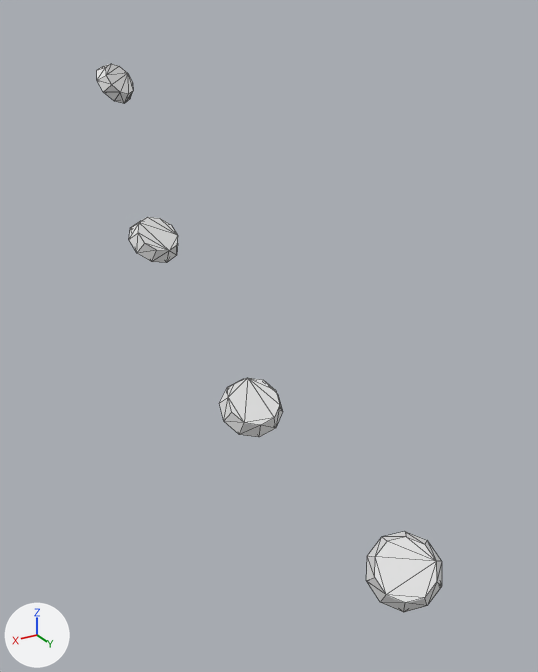
Two versions of the OBJ model assets/cue/pieces/kraken/Tentacle1_3_Sucker.obj, one commit apart.
Before and after are seen from a camera (50 mm lens) standing at (0.215, 0.41, 0.17) and looking at (-0.017, 0.022, -0.024). Lighting does not change. The marker at lower left points along +X, +Y and +Z. The picture after the commit comes second. Mesh edges are drawn as thin lines. Where no turn or scale is listed for an object, it has been applied to the vertices.

The first picture shows 'Tentacle1_3_Sucker'.
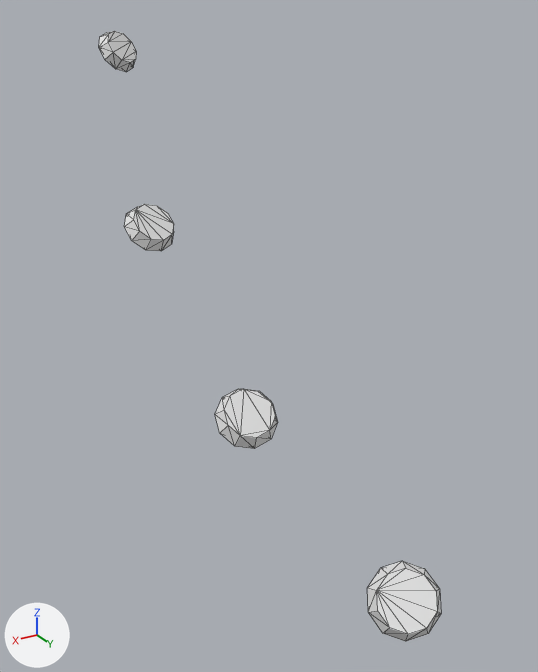
Pixel boxes [x1, y1, x2, y2] of what changed, in the pictures (538 x 672 px; the box of a moved part takes in the faces that stretch with it):
```json
{"object": "Tentacle1_3_Sucker", "change": "reshaped", "before": [97, 64, 442, 612], "after": [99, 31, 441, 642], "on screen": "11% taller"}
{"part": 1, "of": "me_tentacle1_3_sucker", "change": "moved or reshaped", "before": [366, 531, 442, 612], "after": [367, 561, 441, 642]}
{"part": 2, "of": "me_tentacle1_3_sucker", "change": "moved or reshaped", "before": [219, 378, 283, 437], "after": [215, 389, 278, 449]}
{"part": 3, "of": "me_tentacle1_3_sucker", "change": "moved or reshaped", "before": [129, 217, 178, 263], "after": [124, 204, 174, 251]}
{"part": 4, "of": "me_tentacle1_3_sucker", "change": "moved or reshaped", "before": [97, 64, 133, 103], "after": [99, 31, 136, 72]}
```

Edits to the scene script, one JSON object a line:
```json
{"block": "me_tentacle1_3_sucker", "where": "# used by ob_tentacle1_3_sucker; location = (0.0, 0.0, 0.0)"}
{"op": "remove", "block": "me_tentacle1_3_sucker", "code": "me_tentacle1_3_sucker.from_pydata(...)  # 80 vertices, 144 faces; spans x -0.044..0.044, y -0.18..0.18, z -0.136..0.136"}
{"op": "add", "block": "me_tentacle1_3_sucker", "code": "me_tentacle1_3_sucker.from_pydata(...)  # 80 vertices, 144 faces; spans x -0.046..0.046, y -0.181..0.181, z -0.159..0.159"}
{"block": "me_tentacle1_3_sucker", "change": "me_tentacle1_3_sucker part 1: the loose piece of 20 vertices spanning x -0.044..-0.004, y 0.142..0.18, z -0.136..-0.101 is multiplied about its middle by the matrix ((0.995, -0.094, 0.035), (0.091, 0.994, 0.057), (-0.041, -0.053, 0.998)), then moved by (-0.002, 0.001, -0.022)"}
{"block": "me_tentacle1_3_sucker", "change": "me_tentacle1_3_sucker part 2: the loose piece of 20 vertices spanning x -0.008..0.032, y 0.035..0.069, z -0.069..-0.038 is scaled about its middle by (1, 0.945, 1.07), then moved by (0.003, 0.0, -0.007)"}
{"block": "me_tentacle1_3_sucker", "change": "me_tentacle1_3_sucker part 3: the loose piece of 20 vertices spanning x 0.008..0.044, y -0.073..-0.043, z 0.014..0.043 is scaled about its middle by (1, 0.947, 1.06), then moved by (0.002, 0.0, 0.009)"}
{"block": "me_tentacle1_3_sucker", "change": "me_tentacle1_3_sucker part 4: the loose piece of 20 vertices spanning x -0.008..0.022, y -0.18..-0.154, z 0.108..0.136 is multiplied about its middle by the matrix ((0.998, 0.055, -0.021), (-0.054, 0.998, 0.044), (0.024, -0.043, 0.999)), then moved by (-0.005, -0.001, 0.023)"}
```
